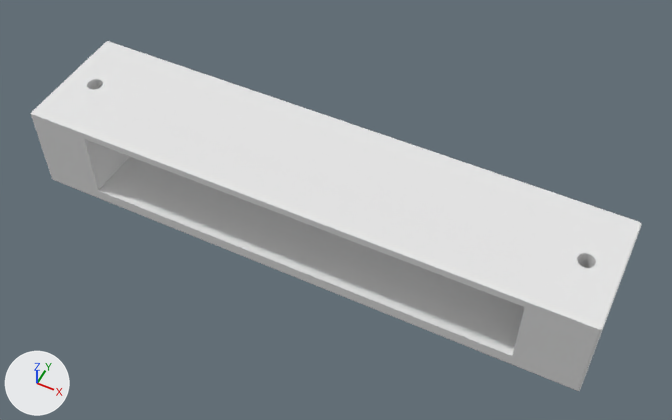
Two versions of the Blender file Case01/foot.blend, one commit apart.
Camera for both pictures: a 50 mm lens placed at (89.9, -168.9, 224.1), pointed at (5.9, -0.8, 14.0). The lights are fixed; the arrows at lower left show +X, +Y and +Z.

In view in the first picture: 'Foot'.
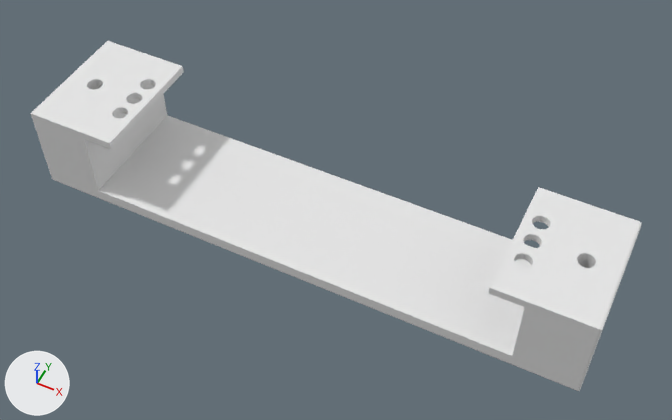
Boxes [x1, y1, x2, y2] around the edits, measured in the pictures (672 x 420 px):
'Foot', modifiers changed
    before: [31, 41, 641, 391]
    after: [31, 41, 642, 391]

Diff of the bpy script that builds the scene:
```diff
--- a/Case01/foot.blend.py
+++ b/Case01/foot.blend.py
@@ ob_foot @@
 _m = ob_foot.modifiers.new('Main.001', 'BOOLEAN')
-_m.object = ob_cube_001
+_m.object = ob_cube_002
+_m.solver = 'FLOAT'
+_m = ob_foot.modifiers.new('Main.002', 'BOOLEAN')
+_m.object = ob_footrm_002
+_m.solver = 'FLOAT'
+_m = ob_foot.modifiers.new('Main.003', 'BOOLEAN')
+_m.object = ob_footrm_003
 _m.solver = 'FLOAT'
@@ ob_foot @@
 _m = ob_foot.modifiers.new('Foot Screew.001', 'BOOLEAN')
 _m.object = ob_cylinder_001
+_m.solver = 'FLOAT'
+_m = ob_foot.modifiers.new('RadHoleCenter', 'BOOLEAN')
+_m.object = ob_rad_hole_center
+_m.solver = 'FLOAT'
+_m = ob_foot.modifiers.new('RadHole', 'BOOLEAN')
+_m.object = ob_rad_hole
 _m.solver = 'FLOAT'
@@ ob_footrm_003 @@
+ob_footrm_003 = bpy.data.objects.new('FootRm.003', me_cube_002.copy())  # the mesh of ob_cube_002
+ob_footrm_003.location = (62.5, 17.5, 24.0)
+ob_footrm_003.scale = (0.75, 1.35, 0.5)
+_m = ob_footrm_003.modifiers.new('Mirror', 'MIRROR')
+_m.use_axis = (True, False, True)
+_m.mirror_object = ob_foot
+ob_footrm_003.hide_set(True)  # wire or fog, not drawn
@@ ob_footrm_002 @@
+ob_footrm_002 = bpy.data.objects.new('FootRm.002', me_cube_002.copy())  # the mesh of ob_cube_002
+ob_footrm_002.location = (62.5, 17.5, 24.0)
+ob_footrm_002.scale = (0.75, 0.5, 0.5)
+_m = ob_footrm_002.modifiers.new('Mirror', 'MIRROR')
+_m.use_axis = (True, False, True)
+_m.mirror_object = ob_foot
+ob_footrm_002.hide_set(True)  # wire or fog, not drawn
```
